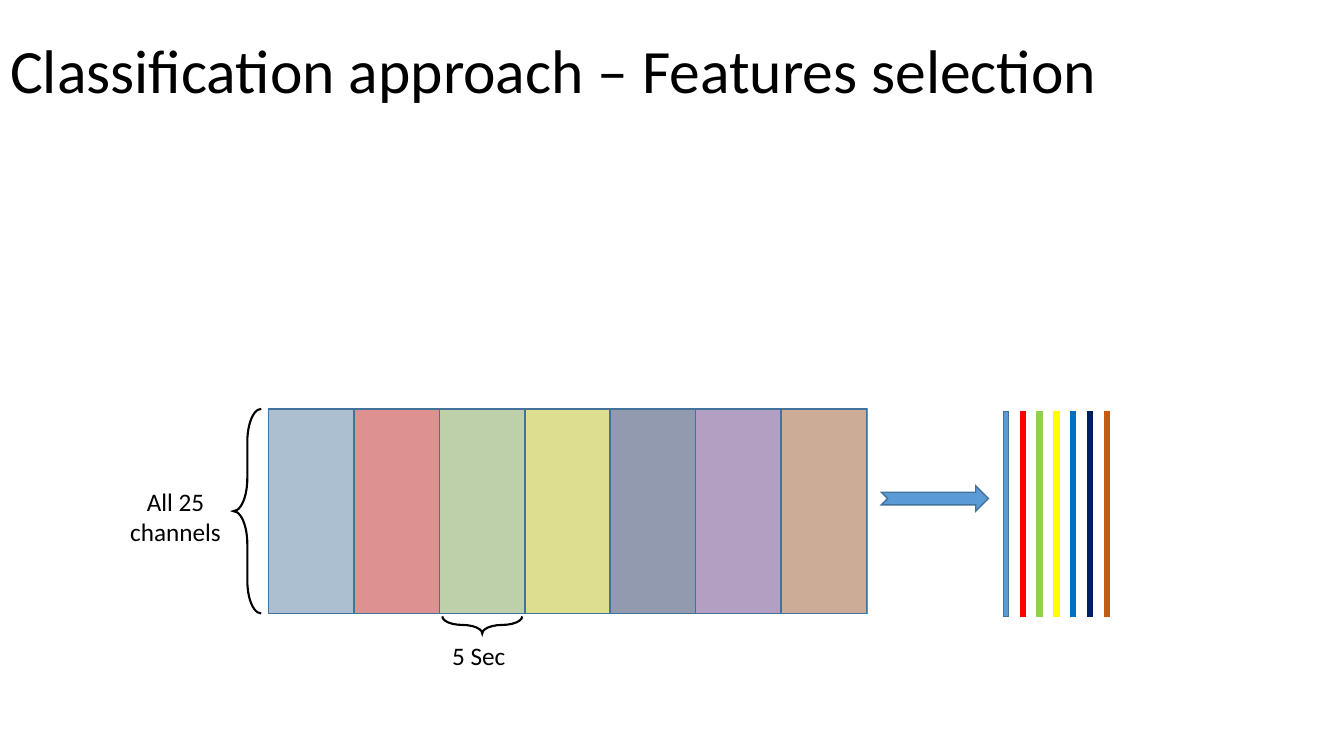
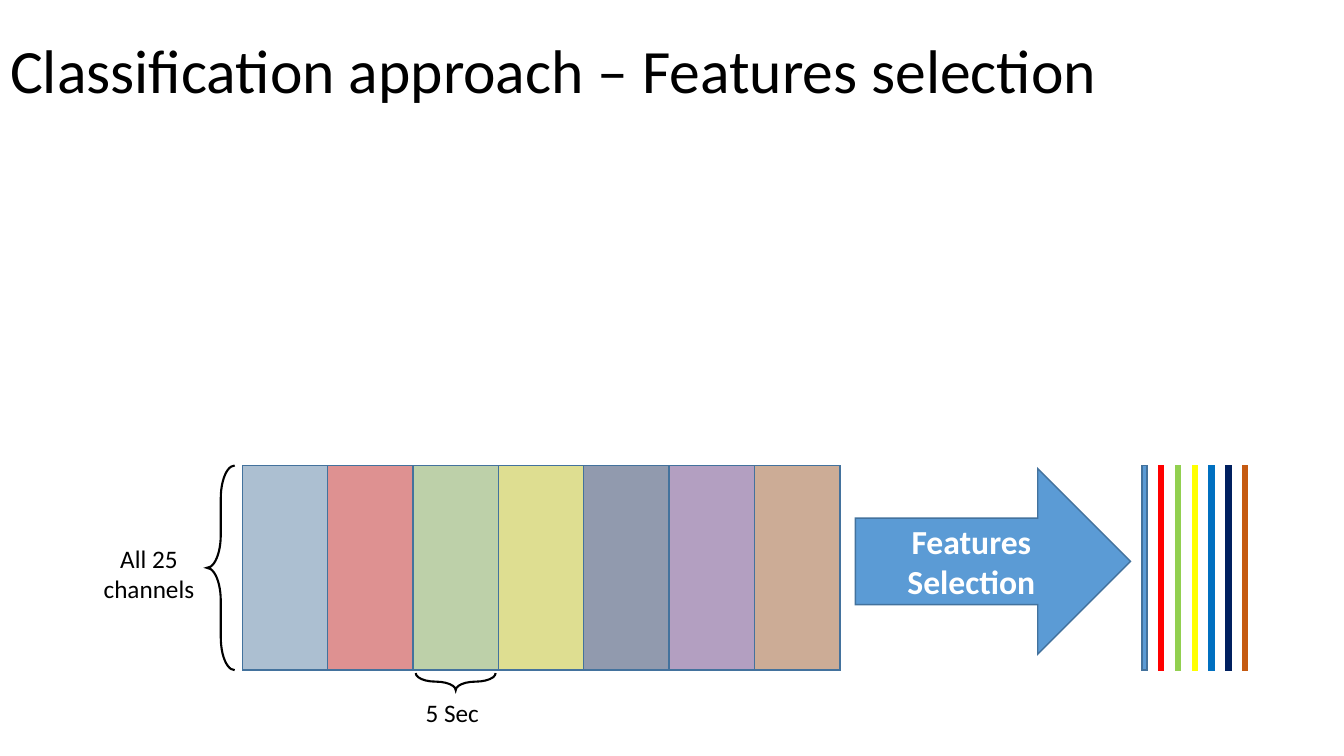
Before and after one commit to oryair/Tuktuk, a slide deck: slide 6 of MidPresentation.pptx. Drawn at 1344x756 pixels with LibreOffice and Linux fonts; fonts in the diff are those of the drawing; grey boxes stand for pictures. Boxes give left, top, right and bottom in pixels: in the first picture for what was removed or moved away, otherwise in the second. Text is boxed around its words. In the diff, an @@ line names an element or a change of style, - is before the commit and + after.

```diff
--- a/MidPresentation.pptx
+++ b/MidPresentation.pptx
@@ 7 rectangles, 1 picture, 1 text, 1 right brace: place and size @@
-7 rectangles, 1 picture, 1 text, 1 right brace at [130,409,868,614]
+7 rectangles, 1 picture, 1 text, 1 right brace at [104,466,841,670]
@@ right arrow added at [856,469,1131,654], fill #5B9BD5, outline #43739E 1 pt, 24 pt, text #FFFFFF, bold @@
+Features Selection
@@ 7 rectangles: place and size @@
-7 rectangles at [1004,411,1110,616]
+7 rectangles at [1142,466,1248,670]
@@ notched right arrow removed at [881,486,988,511] @@
@@ right brace: place and size @@
-right brace at [443,616,522,633]
+right brace at [416,674,496,691]
@@ text "5 Sec": place and size @@
-text "5 Sec" at [452,648,506,665]
+text "5 Sec" at [426,705,479,722]
```
Also in this commit, not shown: 1 other slide changed, 4 slides added, 8 other files.
